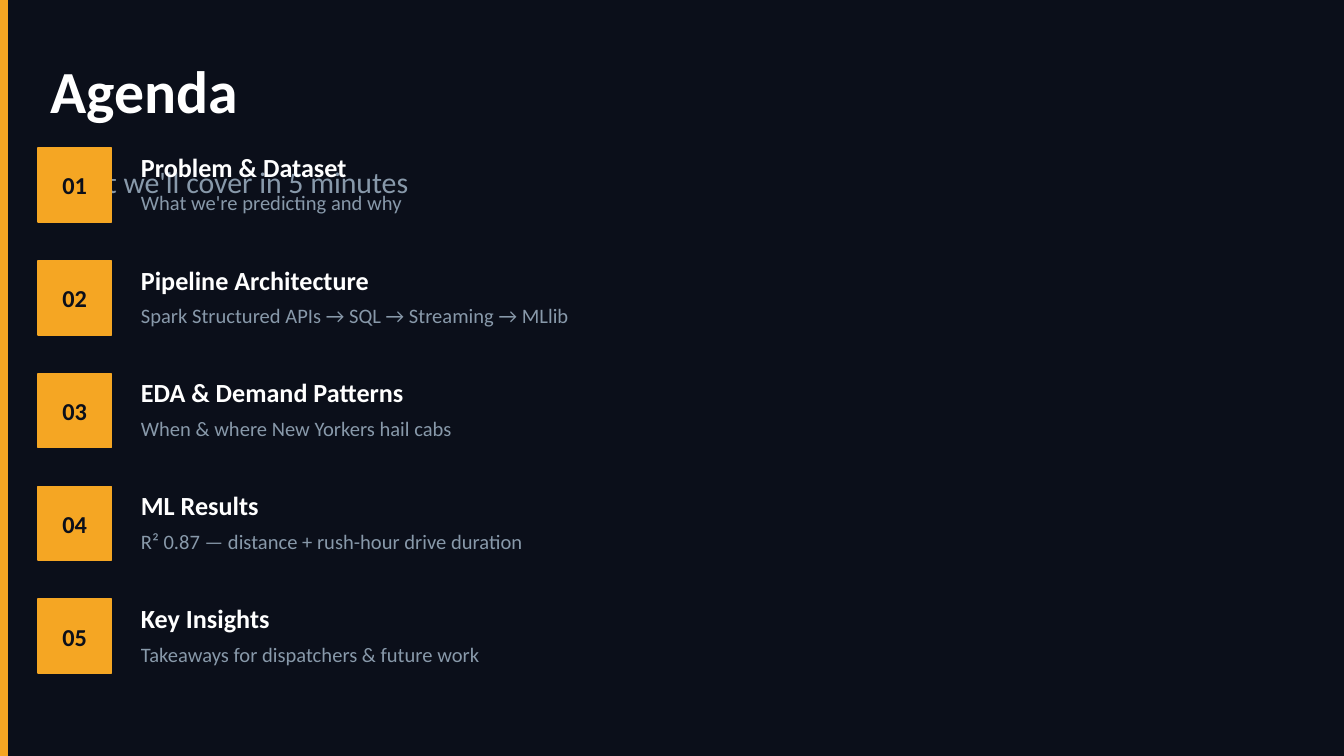
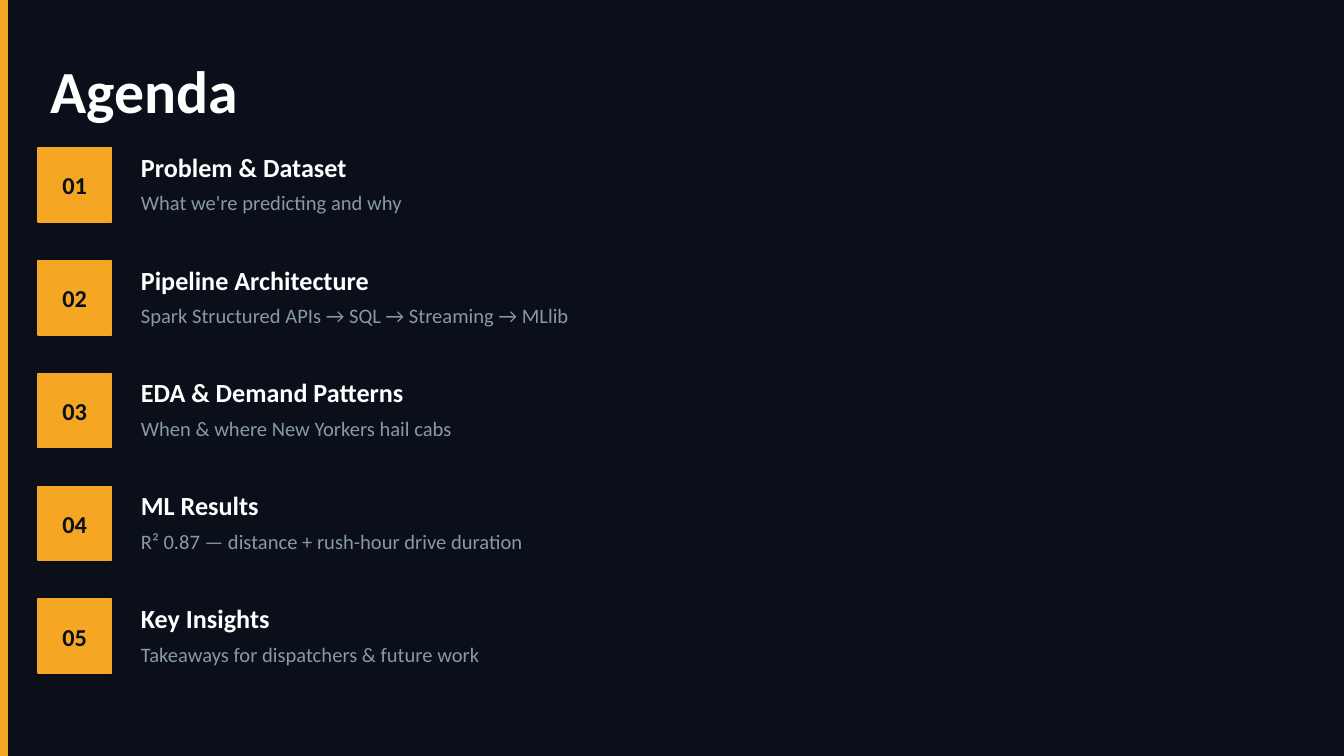
Before and after one commit to gmakkena9/itcs6190-taxi-project, a slide deck: slide 2 of docs/slides/ITCS6190_NYC_Taxi_Presentation.pptx. Drawn at 1344x756 pixels with LibreOffice and Linux fonts; fonts in the diff are those of the drawing. Boxes give left, top, right and bottom in pixels: in the first picture for what was removed or moved away, otherwise in the second. Text is boxed around its words. In the diff, an @@ line names an element or a change of style, - is before the commit and + after.

```diff
--- a/docs/slides/ITCS6190_NYC_Taxi_Presentation.pptx
+++ b/docs/slides/ITCS6190_NYC_Taxi_Presentation.pptx
@@ text removed at box(51, 168, 408, 200) @@
-What we'll cover in 5 minutes
```
Also in this commit, not shown: 3 other slides changed.
